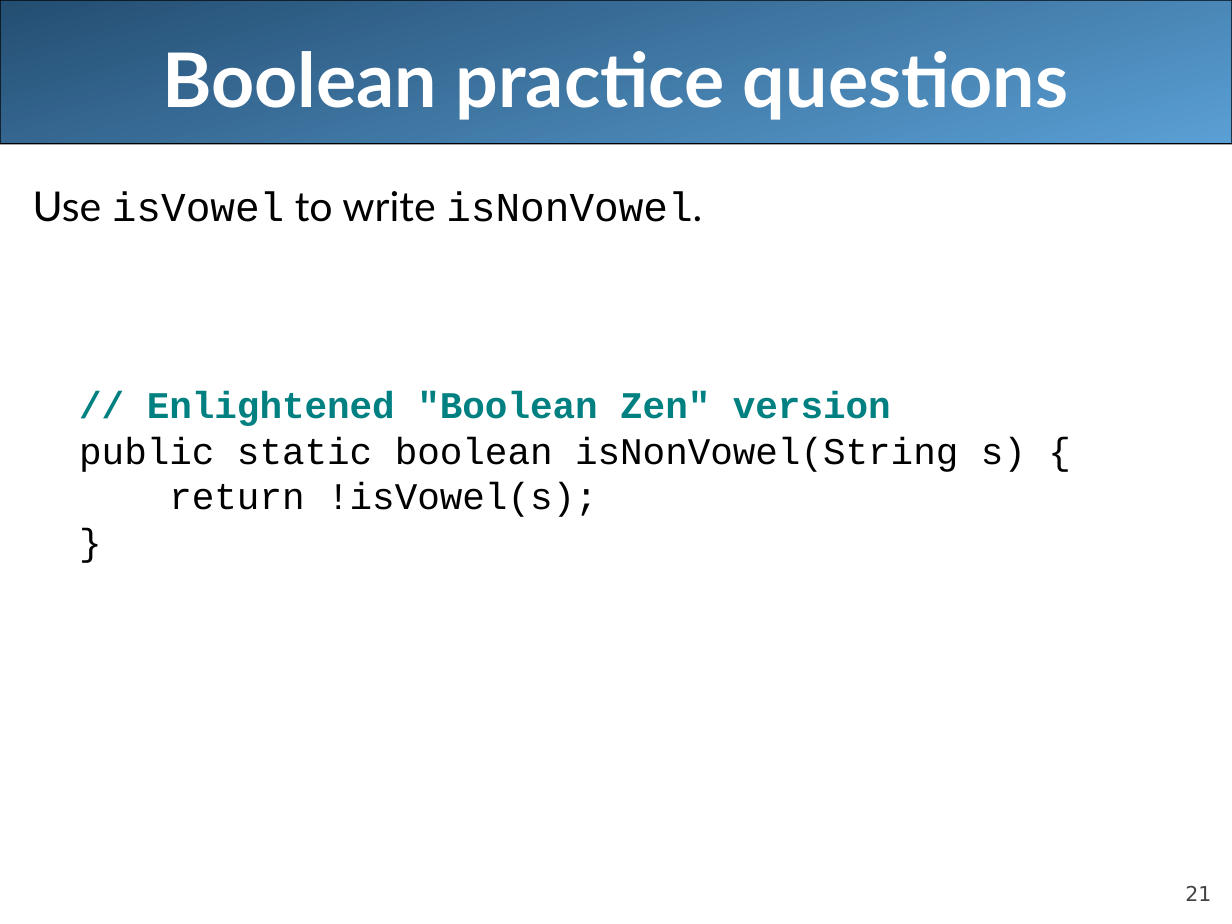
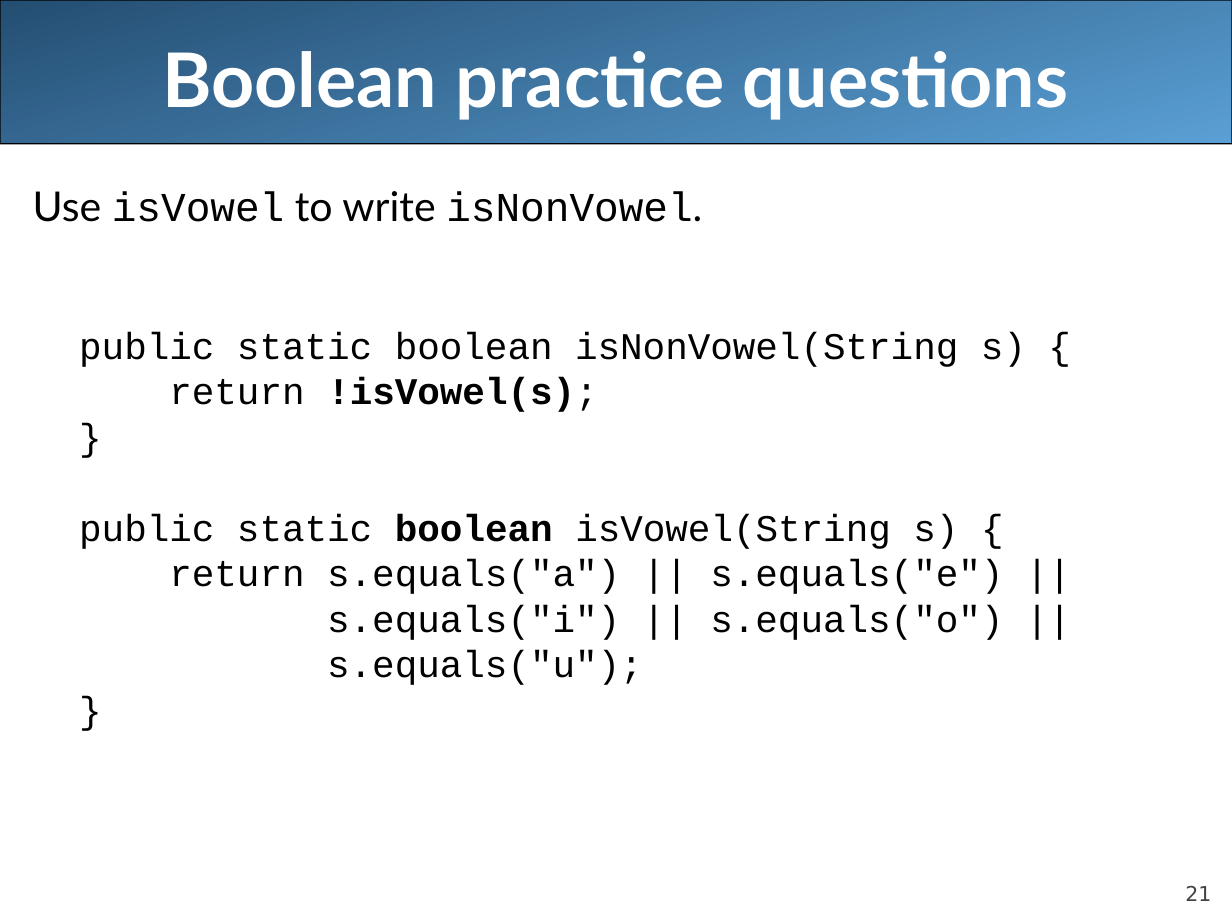
Before and after one commit to pinglee0/unit3, a slide deck: slide 21 of lecture9.ppt. Drawn at 1232x924 pixels with LibreOffice and Linux fonts; fonts in the diff are those of the drawing. Boxes give left, top, right and bottom in pixels: in the first picture for what was removed or moved away, otherwise in the second. Text is boxed around its words. In the diff, an @@ line names an element or a change of style, - is before the commit and + after.

```diff
--- a/lecture9.ppt
+++ b/lecture9.ppt
@@ text at (169, 377, 598, 412): bold on in "!isVowel(s);" @@
@@ text at (147, 391, 891, 426): paragraph removed @@
-  // Enlightened "Boolean Zen" version
@@ text at (79, 514, 1003, 685): paragraphs added @@
+  public static boolean isVowel(String s) {
+  return s.equals("a") || s.equals("e") ||
+  s.equals("i") || s.equals("o") ||
+  s.equals("u");
+  }
```
Also in this commit, not shown: 5 other slides changed, 10 other files.
